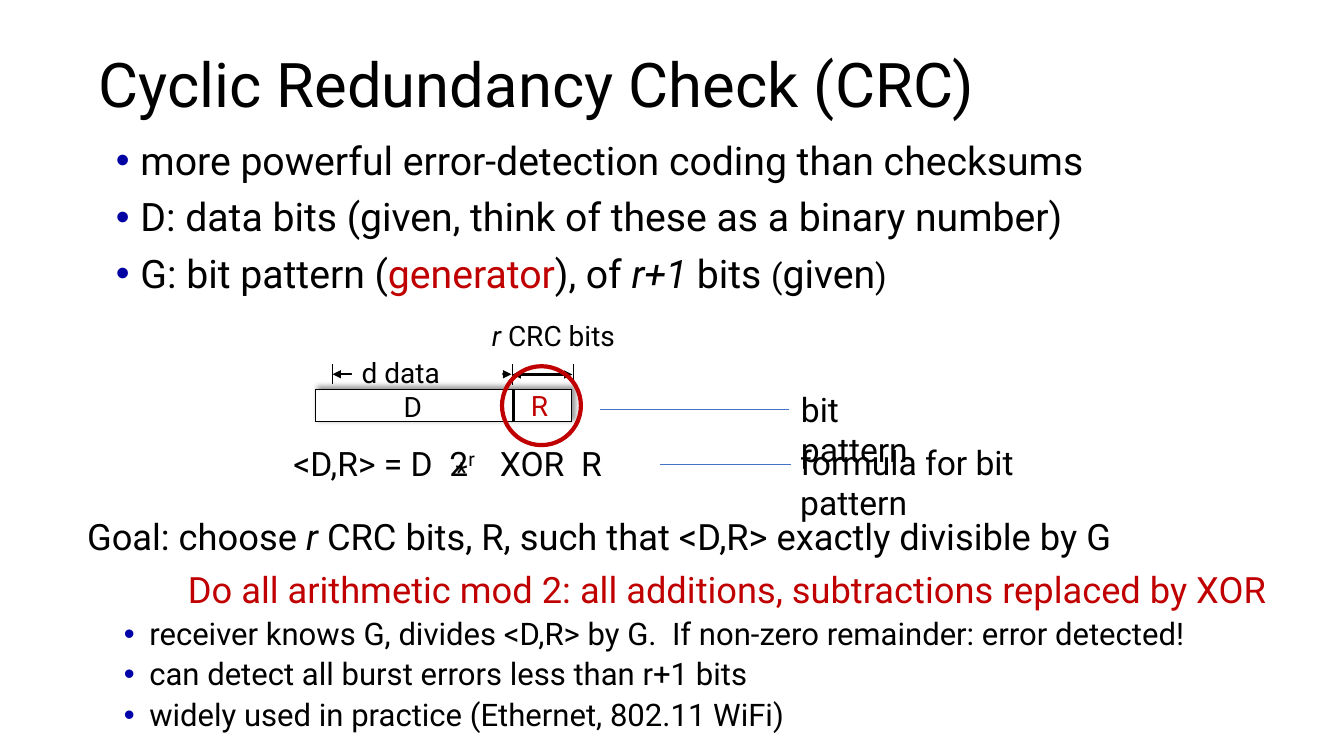
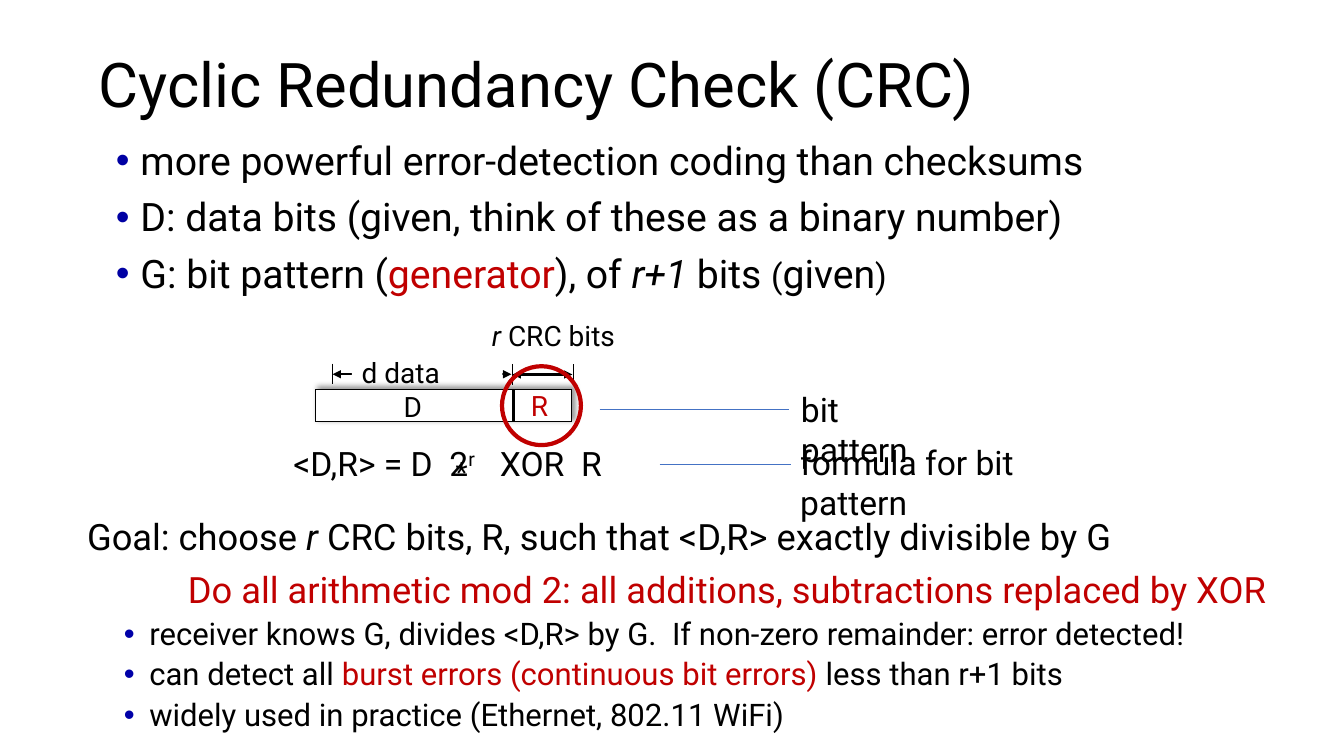
Before and after one commit to ngsrinivas/coursegen, a slide deck: slide 28 of ex/352-S21/staging/352-S21/lectures/link-addressing-error-detection-correction.pptx (slide 25 before the commit). Drawn at 1344x756 pixels with LibreOffice and Linux fonts; fonts in the diff are those of the drawing. Boxes give left, top, right and bottom in pixels: in the first picture for what was removed or moved away, otherwise in the second. Text is boxed around its words. In the diff, an @@ line names an element or a change of style, - is before the commit and + after.

Commit message:
Add final version of link layer error detection/correction lecture;

```diff
--- a/ex/352-S21/staging/352-S21/lectures/link-addressing-error-detection-correction.pptx
+++ b/ex/352-S21/staging/352-S21/lectures/link-addressing-error-detection-correction.pptx
@@ text at (149,660,1063,692): text changed; text colour #000000 to #C00000 @@
-  • can detect all burst errors less than r+1 bits
+  • can detect all burst errors (continuous bit errors) less than r+1 bits
```
Also in this commit, not shown: 10 other slides changed, 5 slides added, 1 slide removed, 3 other files.
